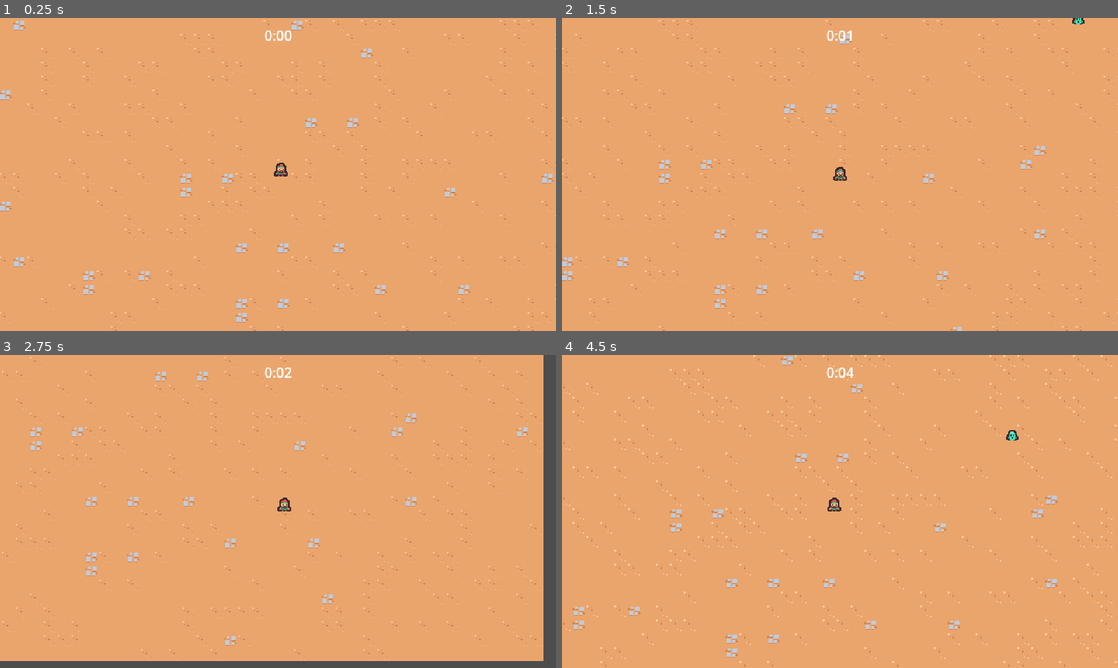
Above: before the commit, frames 1-4 (two rows, left to right).
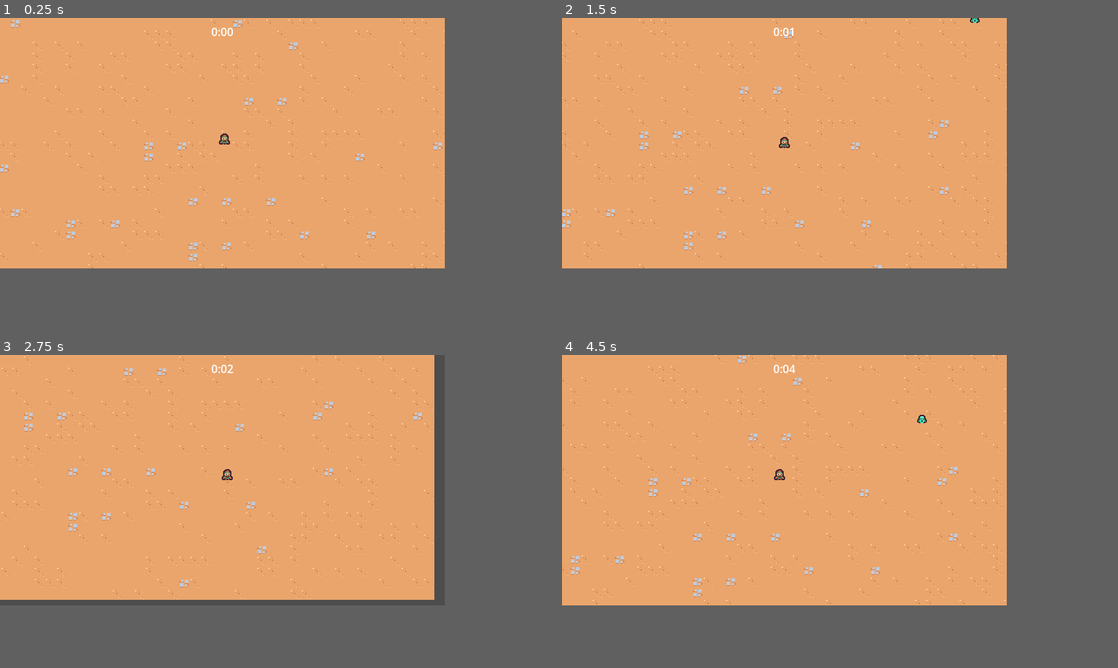
Above: after the commit, the same moments.

Repository: Slipkilot/learning-godot-2d
Game: Godot game, scene res://scenes/main/main.tscn
Same seed, same stepped clock (60 frames per second), same inputs: the game is played once before the commit and once after it.
Inputs:
- Up to frame 1 (0.25 s): no input
- Up to frame 2 (1.5 s): hold D (move_right) 0.53-1.28 s; hold S (move_down) from 1.28 s (still down)
- Up to frame 3 (2.75 s): release S (move_down) at 2.03 s; hold D (move_right) from 2.03 s (still down)
- Up to frame 4 (4.5 s): release D (move_right) at 2.78 s; hold W (move_up) 2.78-3.53 s; hold A (move_left) from 3.53 s (still down)
In our replay, the window is 800x450 before the commit and 640x360 after it. These sizes can differ from the game's own. Grey fills any space a smaller window leaves; there, only what the larger window draws over its background counts as a difference.

The runs differ from the first frame. In frame 1, 3.4% of the frame differs, in the area x 0-100%, y 0-100%; in frame 2, 3.4%; in frame 3, 10%; in frame 4, 3.8%.

Commit message:
added health and vial drop component

Diff:
--- a/project.godot
+++ b/project.godot
@@ -15,6 +15,10 @@
 config/features=PackedStringArray("4.1", "Forward Plus")
 config/icon="res://icon.svg"
 
+[autoload]
+
+GameEvents="*res://scenes/autoload/game_events.tscn"
+
 [debug]
 
 gdscript/warnings/unused_parameter=0
@@ -23,8 +27,6 @@
 
 window/size/viewport_width=640
 window/size/viewport_height=360
-window/size/window_width_override=1920
-window/size/window_height_override=1080
 window/stretch/mode="viewport"
 
 [dotnet]
--- /dev/null
+++ b/scenes/Component/health_component.gd
@@ -0,0 +1,24 @@
+extends Node
+class_name HealthComponent
+
+
+signal died
+
+@export var max_health:float =10
+var current_health
+
+
+func _ready():
+	current_health=max_health
+
+
+func damage(damage_amount:float):
+	current_health = max(current_health - damage_amount, 0)
+	Callable(check_death).call_deferred()
+
+
+
+func check_death():
+	if current_health == 0:
+		died.emit()
+		owner.queue_free()
--- /dev/null
+++ b/scenes/Component/health_component.tscn
@@ -0,0 +1,6 @@
+[gd_scene load_steps=2 format=3 uid="uid://bhk5wekpptd8a"]
+
+[ext_resource type="Script" path="res://scenes/Component/health_component.gd" id="1_ddjxr"]
+
+[node name="HealthComponent" type="Node"]
+script = ExtResource("1_ddjxr")
--- /dev/null
+++ b/scenes/Component/vial_drop_component.gd
@@ -0,0 +1,25 @@
+extends Node
+
+@export_range(0,1) var drop_percent:float = .5
+@export var health_component:Node
+@export var vial_scene : PackedScene
+
+
+func _ready():
+	(health_component as HealthComponent).died.connect(on_died)
+
+
+func on_died():
+	if randf() > drop_percent:
+		return
+
+	if vial_scene == null:
+		return
+
+	if not owner is Node2D:
+		return
+
+	var spawn_position=(owner as Node2D).global_position
+	var vial_instance = vial_scene.instantiate() as Node2D
+	owner.get_parent().add_child(vial_instance)
+	vial_instance.global_position=spawn_position
--- /dev/null
+++ b/scenes/Component/vial_drop_component.tscn
@@ -0,0 +1,8 @@
+[gd_scene load_steps=3 format=3 uid="uid://pylv0pwlw26v"]
+
+[ext_resource type="Script" path="res://scenes/Component/vial_drop_component.gd" id="1_3akuf"]
+[ext_resource type="PackedScene" uid="uid://kqogytfb2uuh" path="res://scenes/game_object/experience_vial/experience_vial.tscn" id="2_nywfg"]
+
+[node name="VialDropComponent" type="Node"]
+script = ExtResource("1_3akuf")
+vial_scene = ExtResource("2_nywfg")
--- /dev/null
+++ b/scenes/autoload/game_events.gd
@@ -0,0 +1,7 @@
+extends Node
+
+signal experience_vial_collected(number:float)
+
+
+func emit_experience_vial_collected(number:float):
+	experience_vial_collected.emit(number)
--- /dev/null
+++ b/scenes/autoload/game_events.tscn
@@ -0,0 +1,6 @@
+[gd_scene load_steps=2 format=3 uid="uid://gf8a4xptio0i"]
+
+[ext_resource type="Script" path="res://scenes/autoload/game_events.gd" id="1_qv1ai"]
+
+[node name="GameEvents" type="Node"]
+script = ExtResource("1_qv1ai")
--- a/scenes/game_object/basic_enemy/basic_enemy.gd
+++ b/scenes/game_object/basic_enemy/basic_enemy.gd
@@ -1,6 +1,8 @@
 extends CharacterBody2D
 
 const MAX_SPEED=40
+
+@onready var health_component: HealthComponent = $HealthComponent
 
 # Called when the node enters the scene tree for the first time.
 func _ready():
@@ -22,4 +24,4 @@
 
 
 func on_area_entered(other_area:Area2D):
-	queue_free()
+	health_component.damage(100)
--- a/scenes/game_object/basic_enemy/basic_enemy.tscn
+++ b/scenes/game_object/basic_enemy/basic_enemy.tscn
@@ -1,7 +1,9 @@
-[gd_scene load_steps=5 format=3 uid="uid://cokkqtsk3dqbb"]
+[gd_scene load_steps=7 format=3 uid="uid://cokkqtsk3dqbb"]
 
 [ext_resource type="Script" path="res://scenes/game_object/basic_enemy/basic_enemy.gd" id="1_2bh2w"]
+[ext_resource type="PackedScene" uid="uid://bhk5wekpptd8a" path="res://scenes/Component/health_component.tscn" id="2_arbsh"]
 [ext_resource type="Texture2D" uid="uid://bnhvq1sm5sex5" path="res://scenes/game_object/basic_enemy/basic_enemy.png" id="2_kqeo3"]
+[ext_resource type="PackedScene" uid="uid://pylv0pwlw26v" path="res://scenes/Component/vial_drop_component.tscn" id="3_0kk0g"]
 
 [sub_resource type="CircleShape2D" id="CircleShape2D_c06wt"]
 radius = 12.0
@@ -14,6 +16,11 @@
 collision_mask = 9
 motion_mode = 1
 script = ExtResource("1_2bh2w")
+
+[node name="HealthComponent" parent="." instance=ExtResource("2_arbsh")]
+
+[node name="VialDropComponent" parent="." node_paths=PackedStringArray("health_component") instance=ExtResource("3_0kk0g")]
+health_component = NodePath("../HealthComponent")
 
 [node name="Area2D" type="Area2D" parent="."]
 collision_layer = 0
--- a/scenes/game_object/experience_vial/experience_vial.gd
+++ b/scenes/game_object/experience_vial/experience_vial.gd
@@ -6,4 +6,5 @@
 	$Area2D.area_entered.connect(on_area_entered)
 
 func on_area_entered(other_area:Area2D):
+	GameEvents.emit_experience_vial_collected(1)
 	queue_free()
--- a/scenes/main/main.tscn
+++ b/scenes/main/main.tscn
@@ -6,6 +6,8 @@
 [ext_resource type="TileSet" uid="uid://xyk6ub4kkw10" path="res://resources/tileset.tres" id="1_u5ss6"]
 [ext_resource type="PackedScene" uid="uid://brwtytyg106u1" path="res://scenes/manager/enemy_manager.tscn" id="1_x88ww"]
 [ext_resource type="PackedScene" uid="uid://efcs3vyg0jmo" path="res://scenes/manager/arena_time_manager.tscn" id="2_7jp20"]
+[ext_resource type="PackedScene" uid="uid://25dk818f4b3w" path="res://scenes/manager/experience_manager.tscn" id="4_20m5c"]
+[ext_resource type="Script" path="res://scenes/manager/experience_manager.gd" id="5_rdam8"]
 
 [node name="Main" type="Node"]
 
@@ -16,6 +18,9 @@
 
 [node name="EnemyManager" parent="." instance=ExtResource("1_x88ww")]
 
+[node name="ExperienceManager" parent="." instance=ExtResource("4_20m5c")]
+script = ExtResource("5_rdam8")
+
 [node name="GameCamera" parent="." instance=ExtResource("1_itmkl")]
 
 [node name="TileMap" type="TileMap" parent="."]
--- /dev/null
+++ b/scenes/manager/experience_manager.gd
@@ -0,0 +1,17 @@
+extends Node
+
+var current_experience=0
+
+
+func _ready():
+	GameEvents.experience_vial_collected.connect(on_experience_vial_collected)
+
+
+
+func increment_experience(number: float):
+	current_experience +=number
+	print(current_experience)
+
+func on_experience_vial_collected(number:float):
+	current_experience += number
+	print(current_experience)
--- /dev/null
+++ b/scenes/manager/experience_manager.tscn
@@ -0,0 +1,3 @@
+[gd_scene format=3 uid="uid://25dk818f4b3w"]
+
+[node name="ExperienceManager" type="Node"]
Not shown: 1 places in scenes/main/main.tscn that only renumber resources
